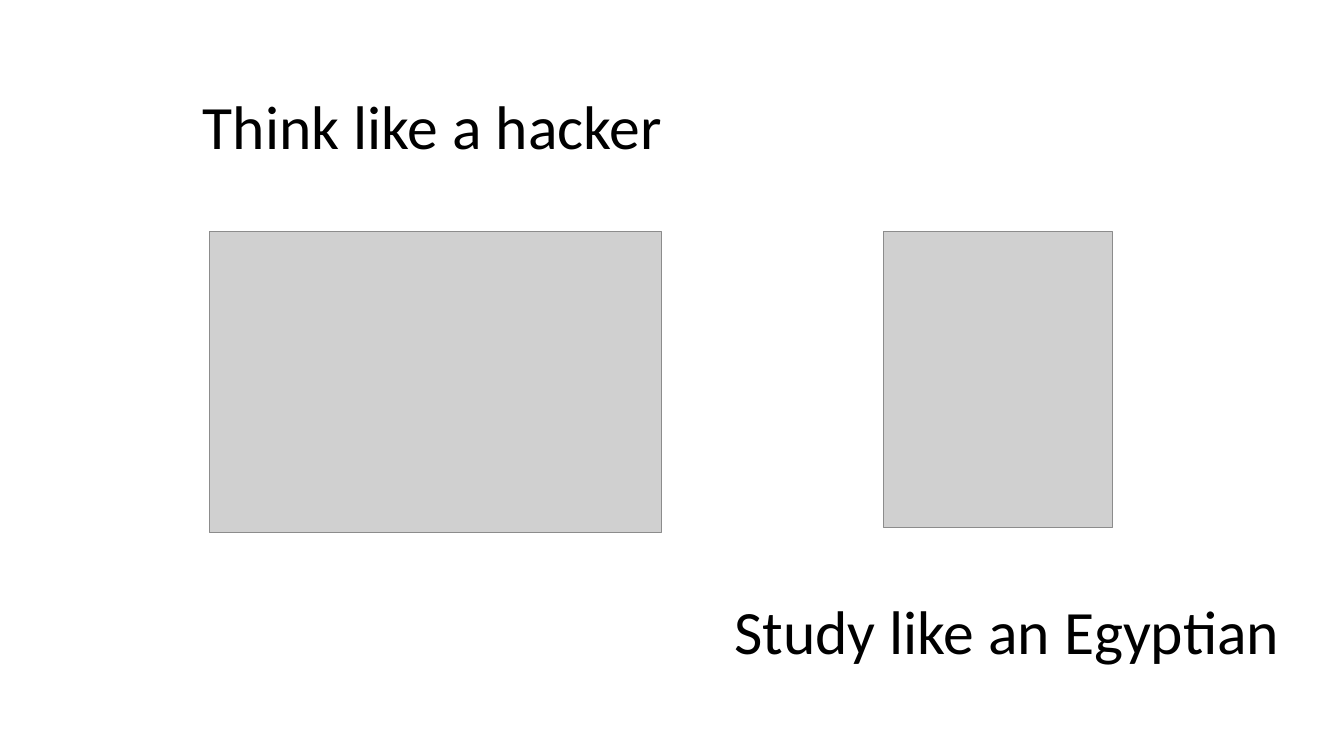
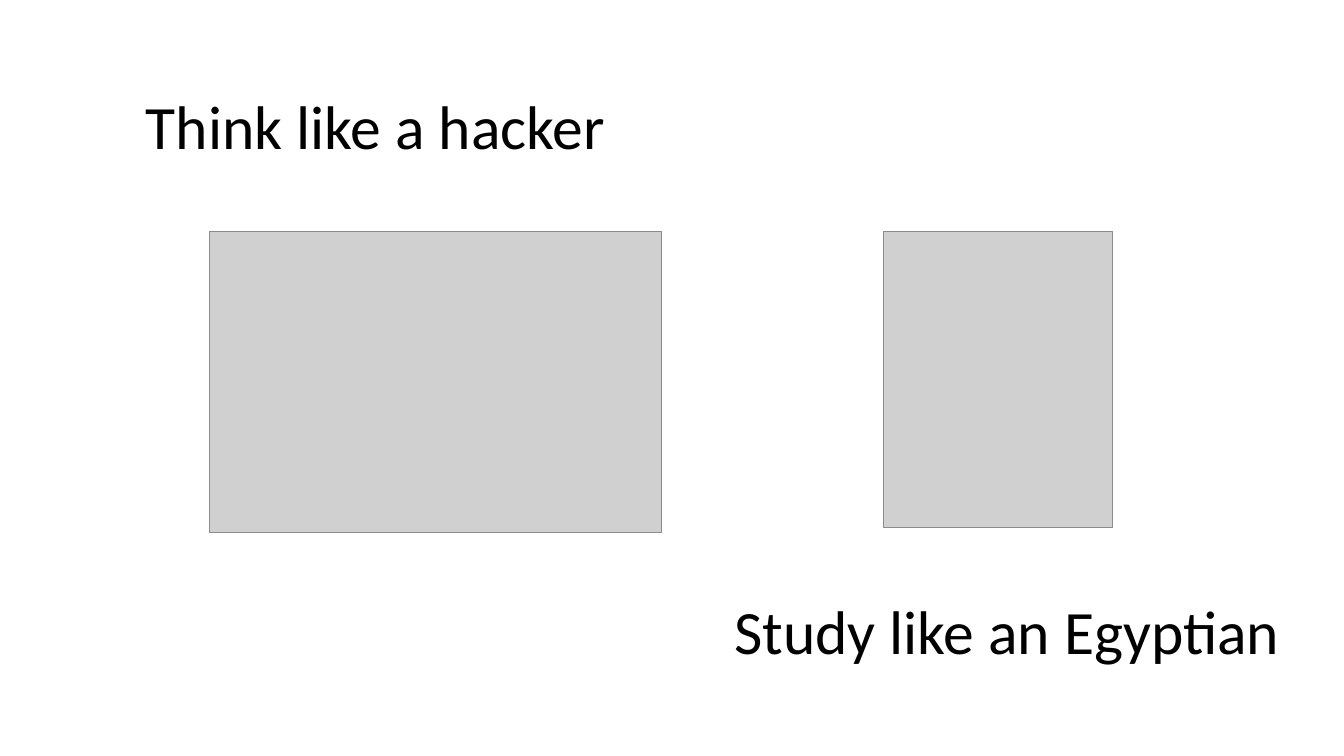
Before and after one commit to robinsillem/SecurityTraining, a slide deck: slide 11 of Attacks/Session hijacking via MITM.pptx. Drawn at 1344x756 pixels with LibreOffice and Linux fonts; fonts in the diff are those of the drawing; grey boxes stand for pictures. Boxes give left, top, right and bottom in pixels: in the first picture for what was removed or moved away, otherwise in the second. Text is boxed around its words. In the diff, an @@ line names an element or a change of style, - is before the commit and + after.

```diff
--- a/Attacks/Session hijacking via MITM.pptx
+++ b/Attacks/Session hijacking via MITM.pptx
@@ text "Think like a hacker": place and size @@
-text "Think like a hacker" at [203,106,662,150]
+text "Think like a hacker" at [146,106,605,150]
```
Also in this commit, not shown: 7 other slides changed, 3 slides added, 5 slides removed, 10 other files.
